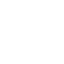
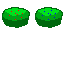
Layered file, before and after one edit (64 x 64). Changes by layer:
painted on "Background" over [2,7,63,28]
